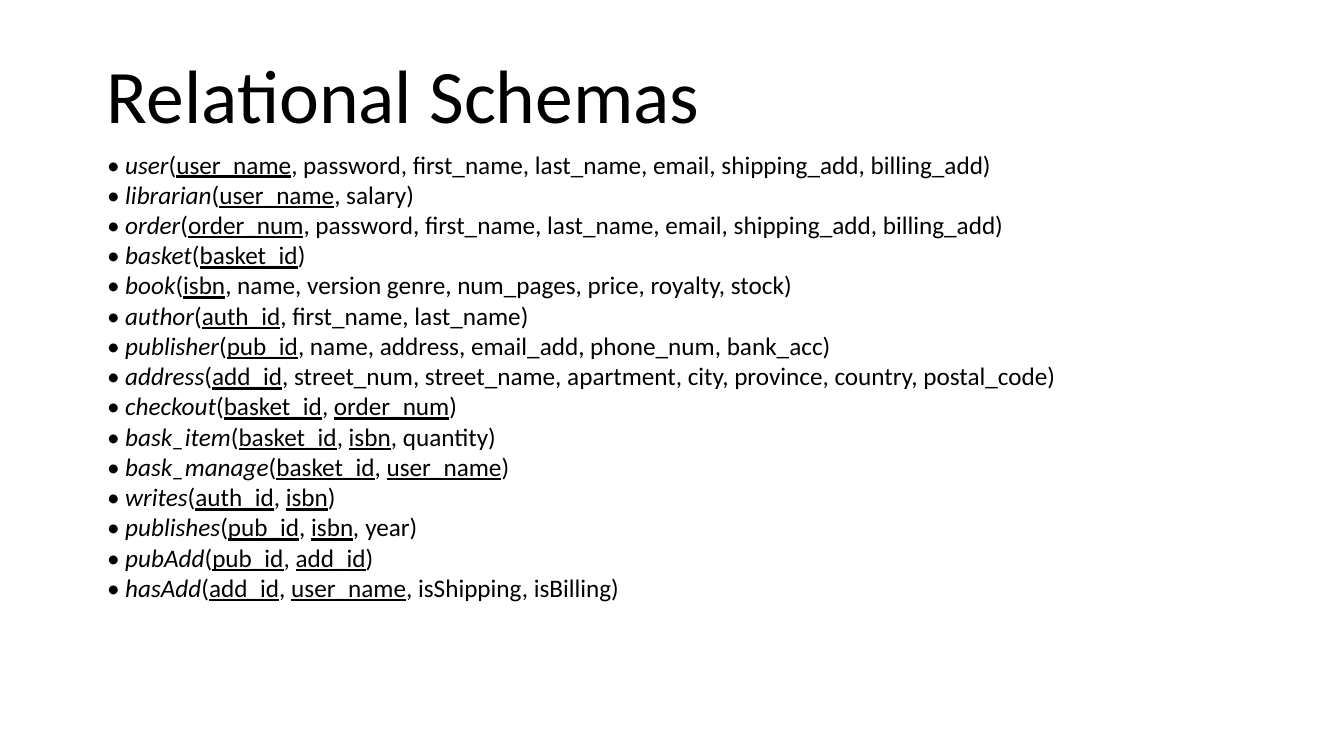
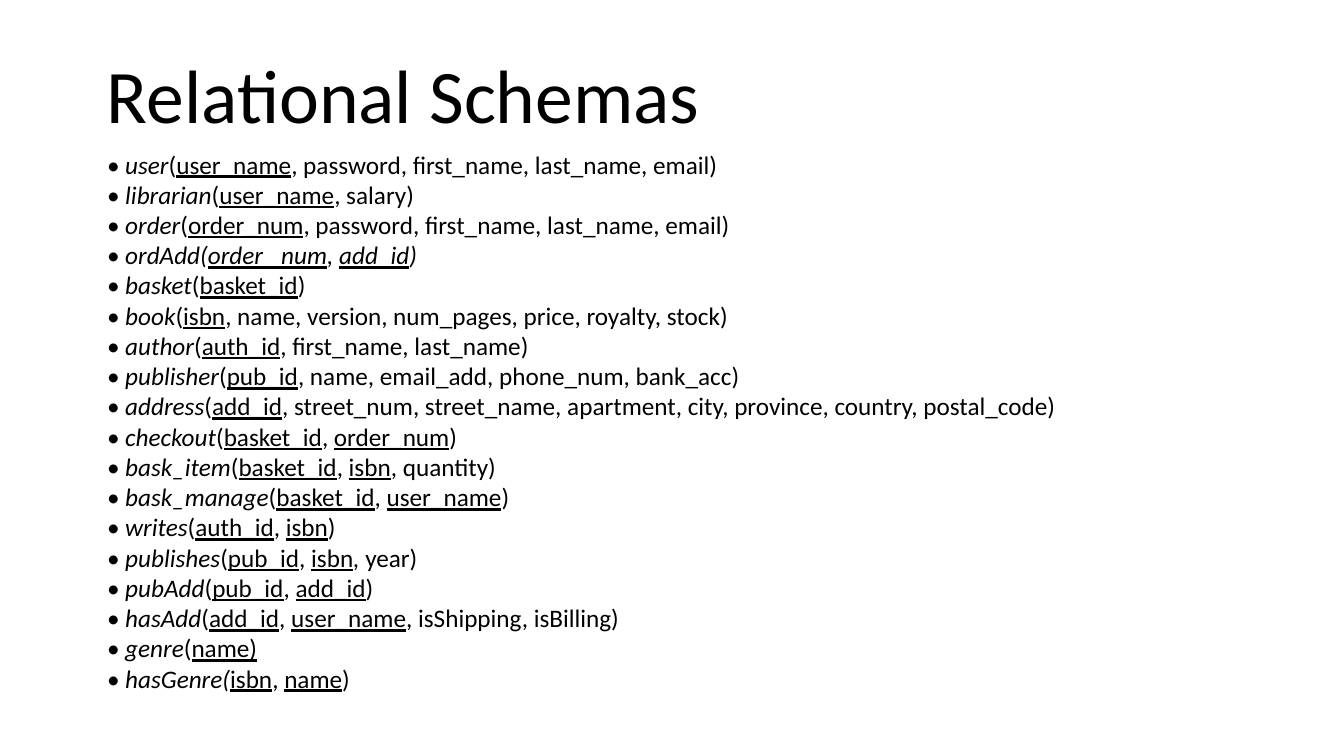
Before and after one commit to john-breton/COMP3005, a slide deck: slide 1 of documentation/Relation Schemas.pptx. Drawn at 1344x756 pixels with LibreOffice and Linux fonts; fonts in the diff are those of the drawing. Boxes give left, top, right and bottom in pixels: in the first picture for what was removed or moved away, otherwise in the second. Text is boxed around its words. In the diff, an @@ line names an element or a change of style, - is before the commit and + after.

Commit message:
updated attributes and related files
updated attributes and related files
removed redundant attributes (ie addresses, genre, etc)
added genre, hasGenre, ordAdd
updated .DDL, ER Diagram (.pdf, .pptx, .PNG), relation schemas

```diff
--- a/documentation/Relation Schemas.pptx
+++ b/documentation/Relation Schemas.pptx
@@ text at [125, 155, 717, 178]: text changed @@
-• user(user_name, password, first_name, last_name, email, shipping_add, billing_add)
+• user(user_name, password, first_name, last_name, email)
@@ text at [125, 215, 729, 269]: text changed @@
-• order(order_num, password, first_name, last_name, email, shipping_add, billing_add)
+• order(order_num, password, first_name, last_name, email)
+• ordAdd(order_ num, add_id)
@@ text at [125, 306, 728, 330]: text changed @@
-• book(isbn, name, version genre, num_pages, price, royalty, stock)
+• book(isbn, name, version, num_pages, price, royalty, stock)
@@ text at [125, 366, 740, 390]: text changed @@
-• publisher(pub_id, name, address, email_add, phone_num, bank_acc)
+• publisher(pub_id, name, email_add, phone_num, bank_acc)
@@ text at [125, 638, 350, 692]: paragraphs added @@
+• genre(name)
+• hasGenre(isbn, name)
```
